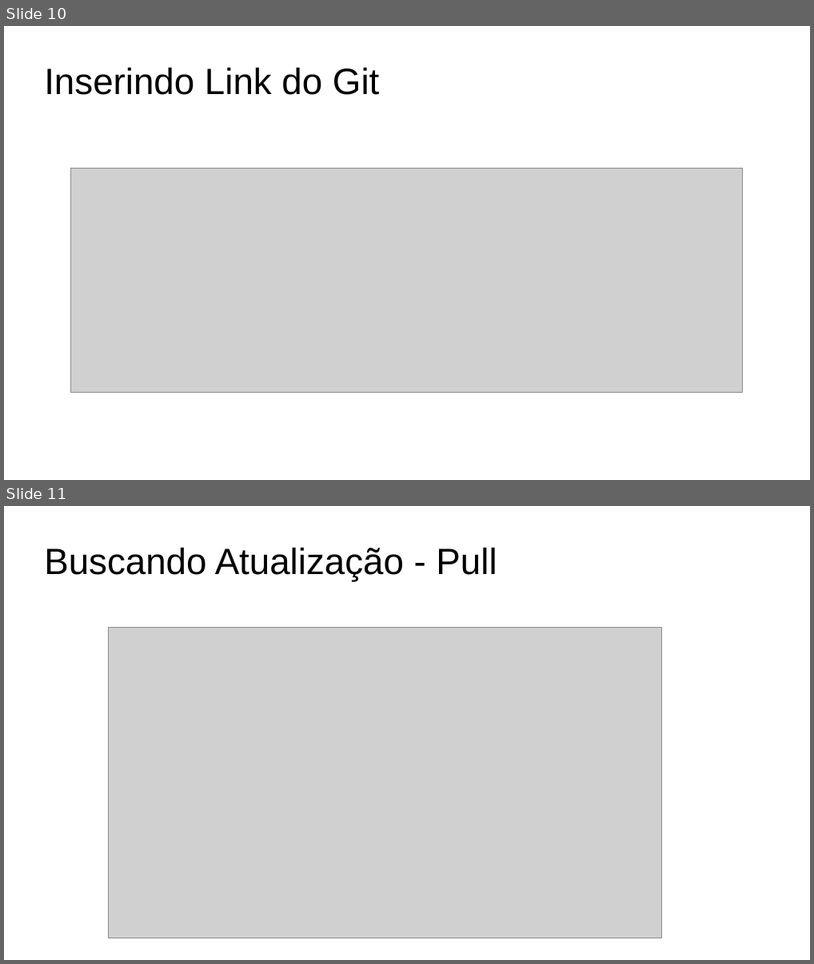
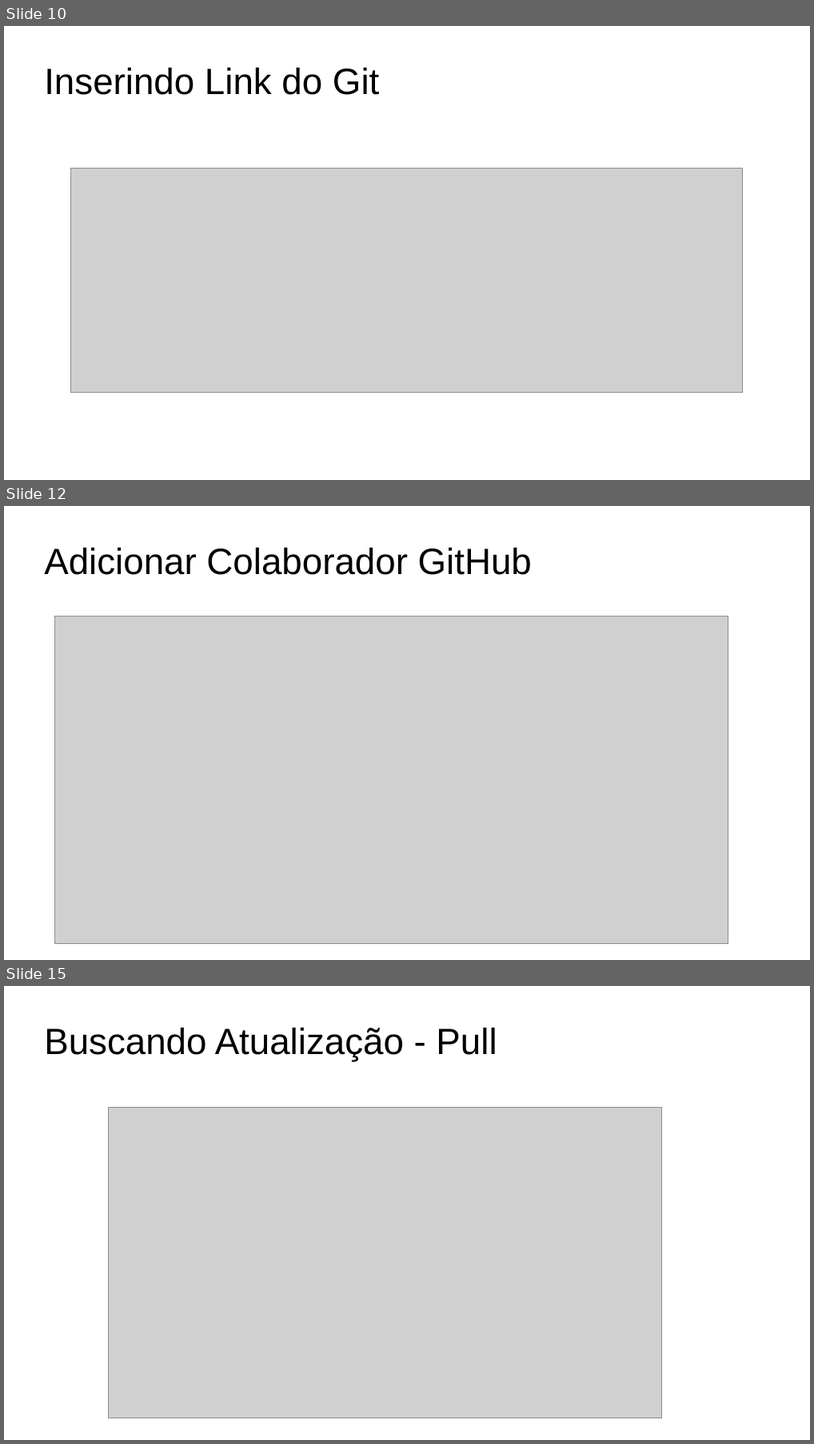
Before and after one commit to vinicius023/AprasentacaoGit, a slide deck: SlidesIntellijWindows.ppt. Shown one above the other, each under a label of ours: slides 10 and 11 before the commit, slides 10, 12 and 15 after it; the slides between them are not shown. The pictures are 814x964 and 814x1444 pixels, drawn with LibreOffice and Linux fonts; fonts in the diff are those of the drawing; grey boxes stand for pictures; background and template pictures are left out. Boxes give left, top, right and bottom in pixels: in the first picture for what was removed or moved away, otherwise in the second. Text is boxed around its words. In the diff, an @@ line names an element or a change of style, - is before the commit and + after.

```diff
--- a/SlidesIntellijWindows.ppt
+++ b/SlidesIntellijWindows.ppt
@@ slide 12 added at [4,506,810,960], background #FFFFFF @@
@@ title added at [44,548,532,575], 36 pt, text #000000 @@
+Adicionar Colaborador GitHub
@@ picture added at [55,616,729,944] @@
@@ what was slide 11 is now slide 15 @@
```
Also in this commit, not shown: 1 slide changed, 4 other slides added, 1 slide removed, 2 other files.
